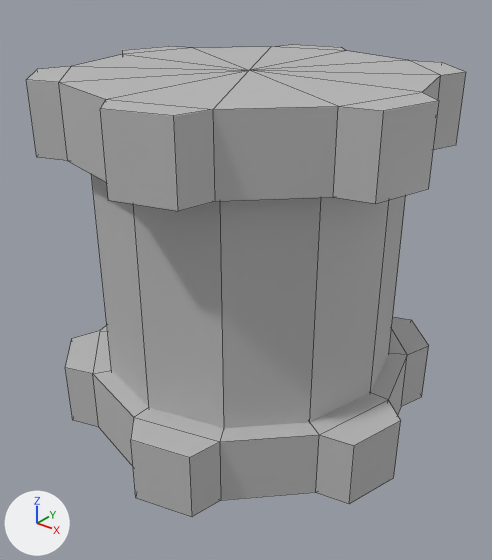
Renders of the FBX model BearPrototypes/Assets/Objects/Ancient_Shaft.fbx from each side of a commit.
The view is the same before and after, from a 50 mm camera at (7.94, -10.02, 5.77) aimed at (0.12, -0.25, -0.29). The axes (+X, +Y, +Z) are drawn at lower left. The lights are the same throughout. Mesh edges are drawn as thin lines. Where no turn or scale is listed for an object, it has been applied to the vertices.

The older version as bpy lines, for what is in view:
```python
me_mesh = bpy.data.meshes.new('Mesh')
me_mesh.from_pydata(...)  # a 12-sided cylinder along z spanning x -2.81..2.81, y -2.81..2.81, z -2.81..2.81
me_mesh.materials.append(mat_lambert1)  # grey #bcbcbc
me_mesh_001 = bpy.data.meshes.new('Mesh.001')
me_mesh_001.from_pydata(...)  # 126 vertices, 156 faces; spans x -3.86..3.86, y -3.86..3.86, z -3.45..3.59
me_mesh_001.materials.append(mat_lambert1)  # grey #bcbcbc
ob_giantgear = bpy.data.objects.new('GiantGear', me_mesh_001)
ob_giantgear.location = (0.0, 0.0, 0.2)
ob_light = bpy.data.objects.new('Light', me_mesh)
ob_light.location = (0.0, 0.0, 0.2)
```
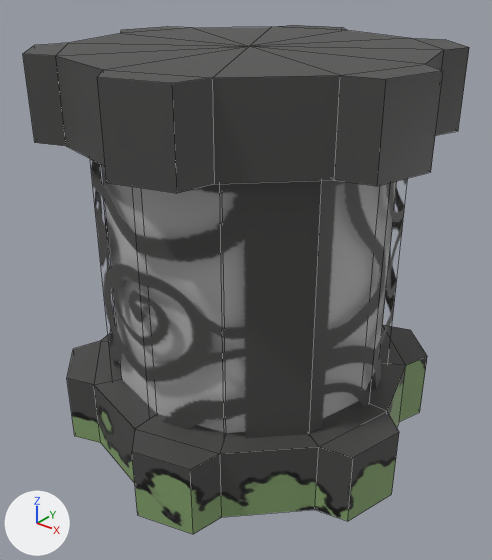
The change, as JSON lines over the scene's bpy script:
```json
{"op": "add", "block": "img_ancient_general_png", "code": ["img_ancient_general_png = load_image('Ancient_general.png', '../../../GameModels/Ancient_general.png', 1080, 1080, 'sRGB')"]}
{"op": "add", "block": "mat_ancient_general", "code": ["mat_ancient_general = principled_material('Ancient_General')", "mat_ancient_general.texture = img_ancient_general_png  # with its transparency"]}
{"block": "me_mesh_001", "where": "# used by ob_giantgear; location = (0.0, 0.0, 0.2)"}
{"op": "remove", "block": "me_mesh_001", "code": "me_mesh_001.from_pydata(...)  # 126 vertices, 156 faces; spans x -3.86..3.86, y -3.86..3.86, z -3.45..3.59"}
{"op": "add", "block": "me_mesh_001", "code": "me_mesh_001.from_pydata(...)  # 124 vertices, 132 faces; spans x -3.86..3.86, y -3.86..3.86, z -3.87..4.01"}
{"block": "me_mesh_001", "change": "me_mesh_001 part 1: the loose piece of 50 vertices spanning x -3.86..3.86, y -3.86..3.86, z -3.45..-2.13 is scaled about the mesh origin by (1, 1, 1.12), in mat_ancient_general (picture img_ancient_general_png)"}
{"block": "me_mesh_001", "change": "me_mesh_001 part 2: the loose piece of 50 vertices spanning x -3.86..3.86, y -3.86..3.86, z 2.27..3.59 is scaled about the mesh origin by (1, 1, 1.12), in mat_ancient_general (picture img_ancient_general_png)"}
{"block": "me_mesh_001", "change": "me_mesh_001 part 3: 12 faces spanning x -3.0..3.0, y -3.0..3.0, z -3.0..3.0 switch from mat_lambert1 (grey #bcbcbc) to mat_ancient_general (picture img_ancient_general_png)"}
{"block": "me_mesh", "where": "# used by ob_light; location = (0.0, 0.0, 0.2)"}
{"op": "remove", "block": "me_mesh", "code": "me_mesh.from_pydata(...)  # 26 vertices, 36 faces; spans x -2.81..2.81, y -2.81..2.81, z -2.81..2.81"}
{"op": "add", "block": "me_mesh", "code": "me_mesh.from_pydata(...)  # 24 vertices, 12 faces; spans x -2.81..2.81, y -2.81..2.81, z -3.26..3.26"}
{"block": "me_mesh", "change": "me_mesh part 4: the whole mesh is rebuilt"}
```

Where the change shows, as pixel boxes (x1, y1, x2, y2) in the pictures (492 x 560 px; the box of a moved part takes in the faces that stretch with it):
```json
{"object": "GiantGear", "change": "reshaped", "before": [26, 45, 466, 517], "after": [23, 25, 469, 534], "on screen": "8% taller"}
{"object": "Light", "change": "reshaped", "after": [102, 166, 397, 433], "on screen": "not visible before"}
{"part": 1, "of": "me_mesh_001", "change": "moved or reshaped", "before": [65, 317, 429, 517], "after": [67, 325, 427, 534]}
{"part": 2, "of": "me_mesh_001", "change": "moved or reshaped", "before": [26, 45, 466, 211], "after": [23, 25, 469, 193]}
{"part": 3, "of": "me_mesh_001", "change": "recoloured", "before": [92, 175, 405, 427], "after": [92, 175, 405, 427], "on screen": "grey to black"}
```
